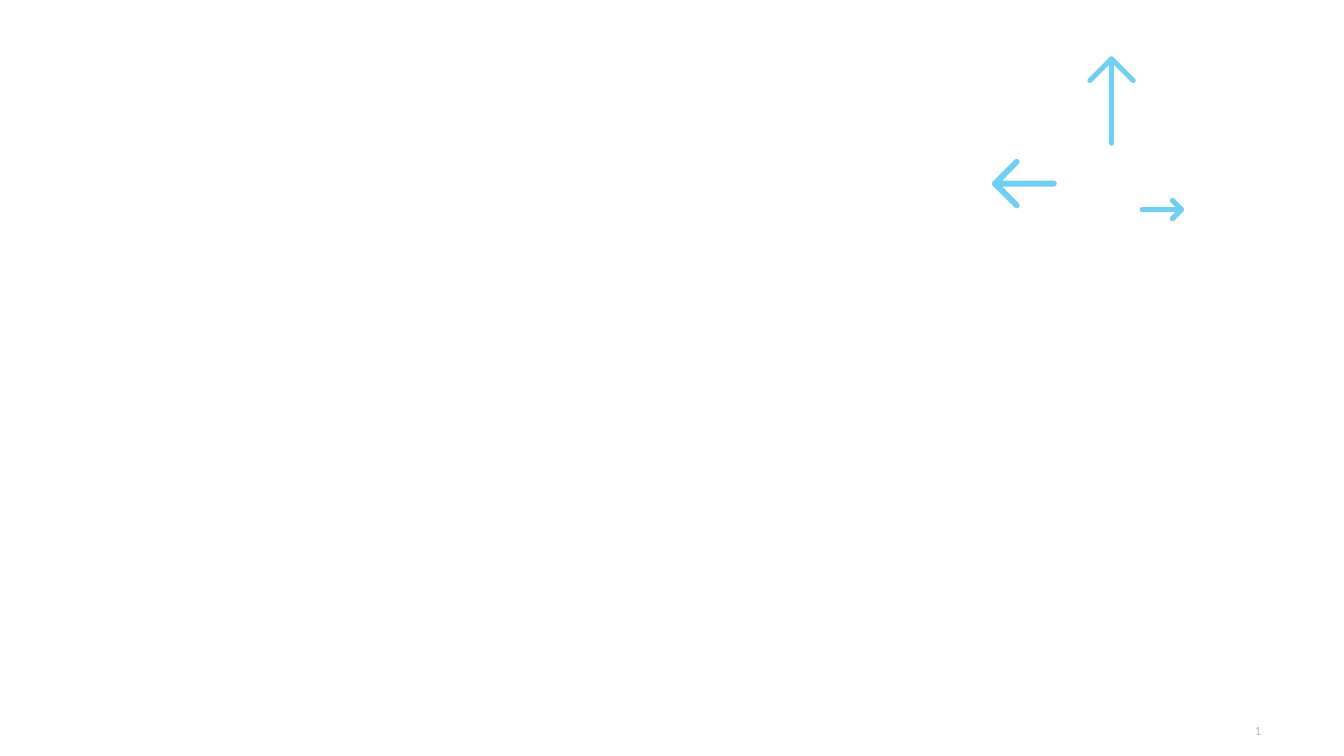
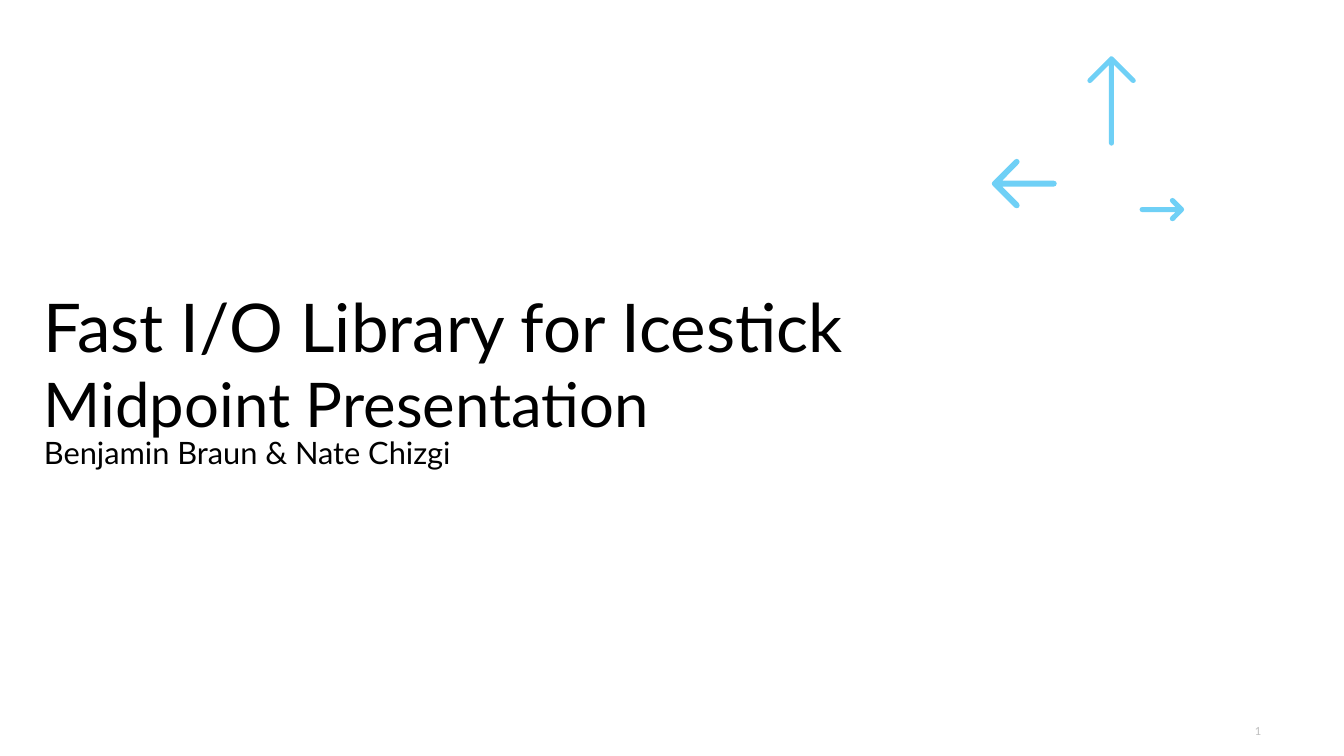
Before and after one commit to bjmnbraun/icestick_fastio, a slide deck: slide 1 of workdir/fastio_midpoint_presentation.pptx. Drawn at 1344x756 pixels with LibreOffice and Linux fonts; fonts in the diff are those of the drawing. Boxes give left, top, right and bottom in pixels: in the first picture for what was removed or moved away, otherwise in the second. Text is boxed around its words. In the diff, an @@ line names an element or a change of style, - is before the commit and + after.

```diff
--- a/workdir/fastio_midpoint_presentation.pptx
+++ b/workdir/fastio_midpoint_presentation.pptx
@@ text added at (44,302,843,470), 48 pt, text #000000 @@
+Fast I/O Library for Icestick
+Midpoint Presentation
+Benjamin Braun & Nate Chizgi
```
Also in this commit, not shown: 4 other slides changed, 3 slides added, 1 slide removed.
